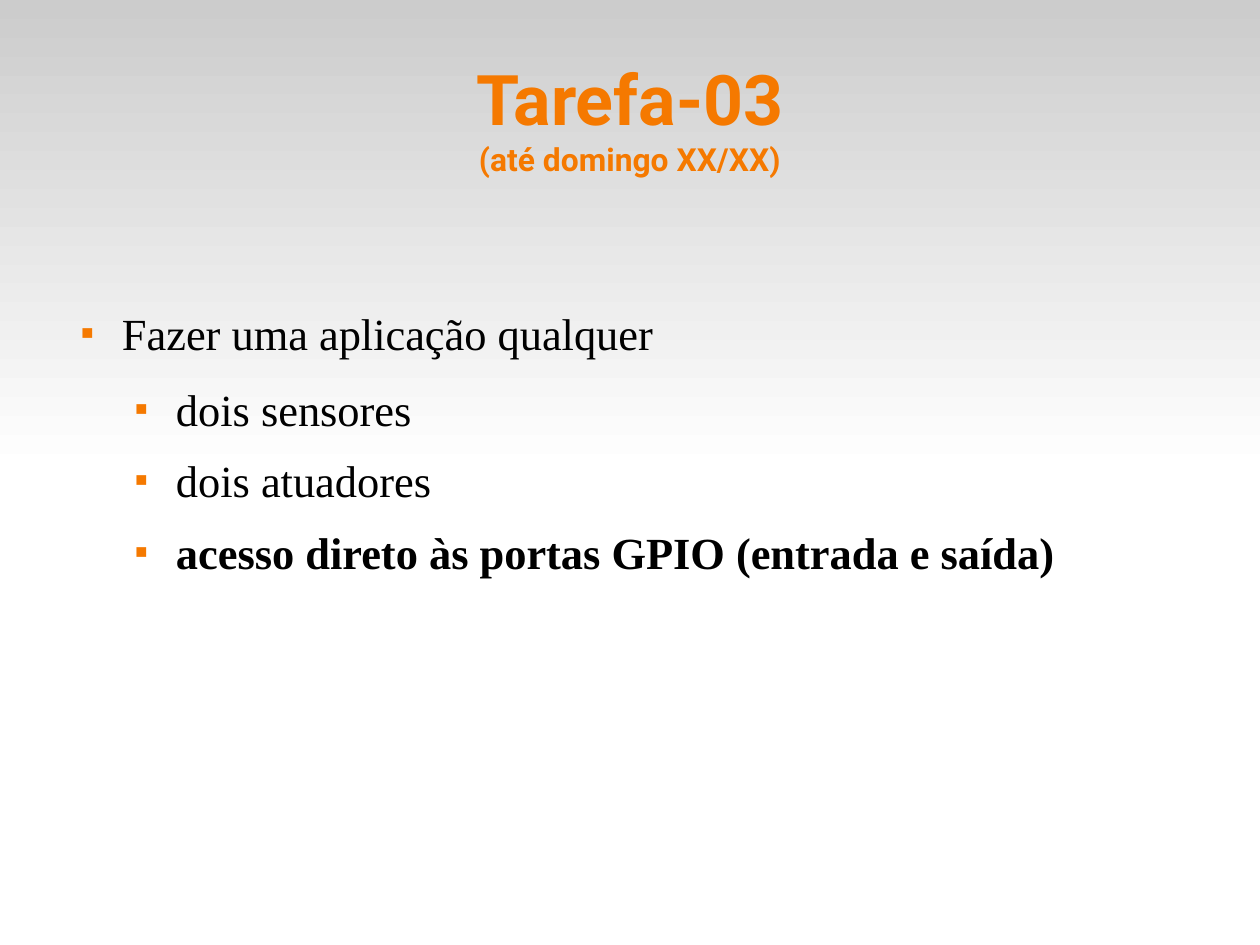
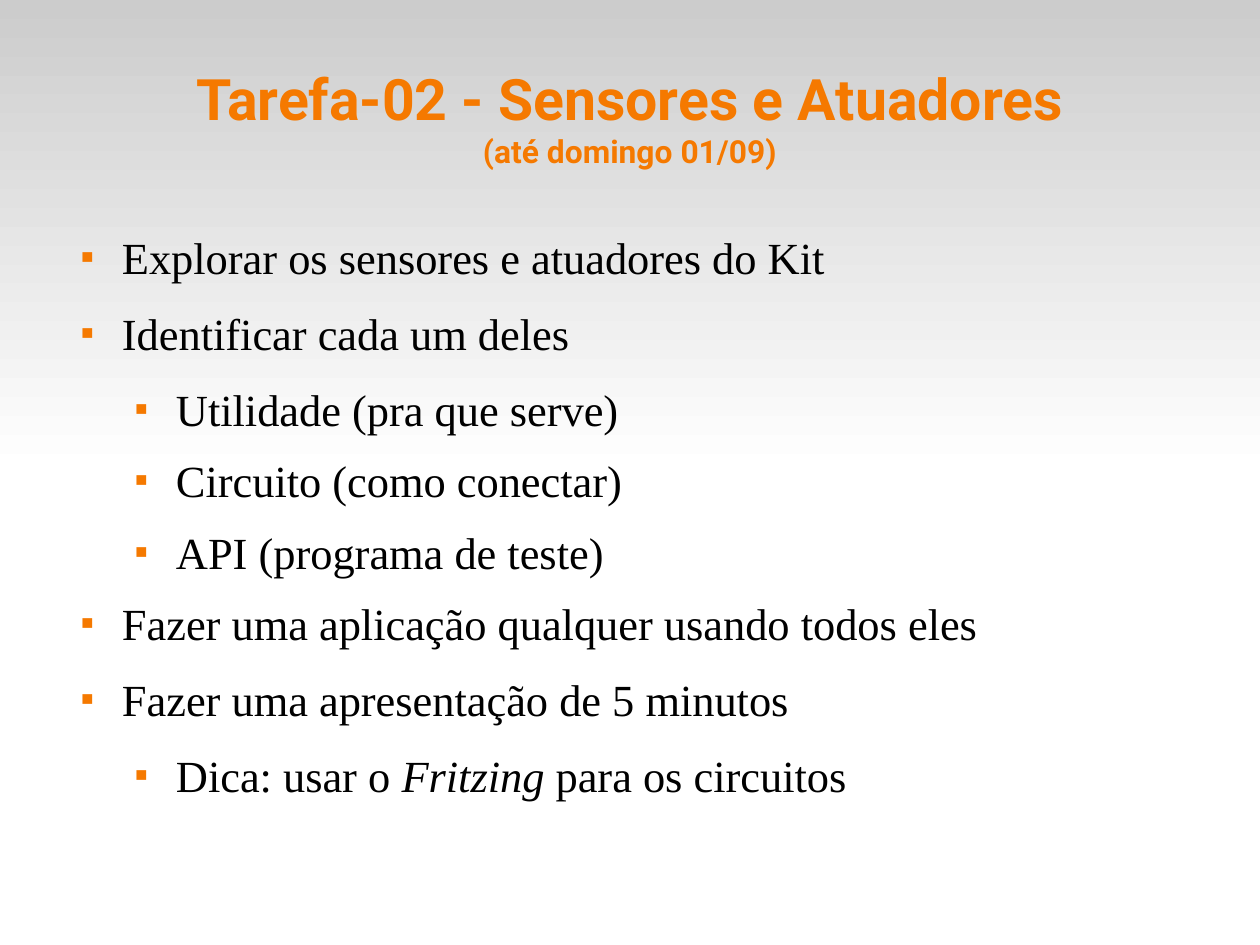
Before and after one commit to fsantanna-uerj/SE, a slide deck: slide 12 of Slides/se-00-intro.odp. Drawn at 1260x945 pixels with LibreOffice and Linux fonts; fonts in the diff are those of the drawing. Boxes give left, top, right and bottom in pixels: in the first picture for what was removed or moved away, otherwise in the second. Text is boxed around its words. In the diff, an @@ line names an element or a change of style, - is before the commit and + after.

```diff
--- a/Slides/se-00-intro.odp
+++ b/Slides/se-00-intro.odp
@@ title at bbox=[196, 76, 1063, 170]: text changed; size 20 to 36 pt @@
-Tarefa-03
-(até domingo XX/XX)
+Tarefa-02 - Sensores e Atuadores
+(até domingo 01/09)
@@ text at bbox=[122, 243, 977, 801]: text changed @@
-■ Fazer uma aplicação qualquer
-  ■ dois sensores
-  ■ dois atuadores
-  ■ acesso direto às portas GPIO (entrada e saída)
+■ Explorar os sensores e atuadores do Kit
+■ Identificar cada um deles
+  ■ Utilidade (pra que serve)
+  ■ Circuito (como conectar)
+  ■ API (programa de teste)
+■ Fazer uma aplicação qualquer usando todos eles
+■ Fazer uma apresentação de 5 minutos
+  ■ Dica: usar o Fritzing para os circuitos
```
Also in this commit, not shown: 4 other slides changed, 1 slide removed, 4 other files.
